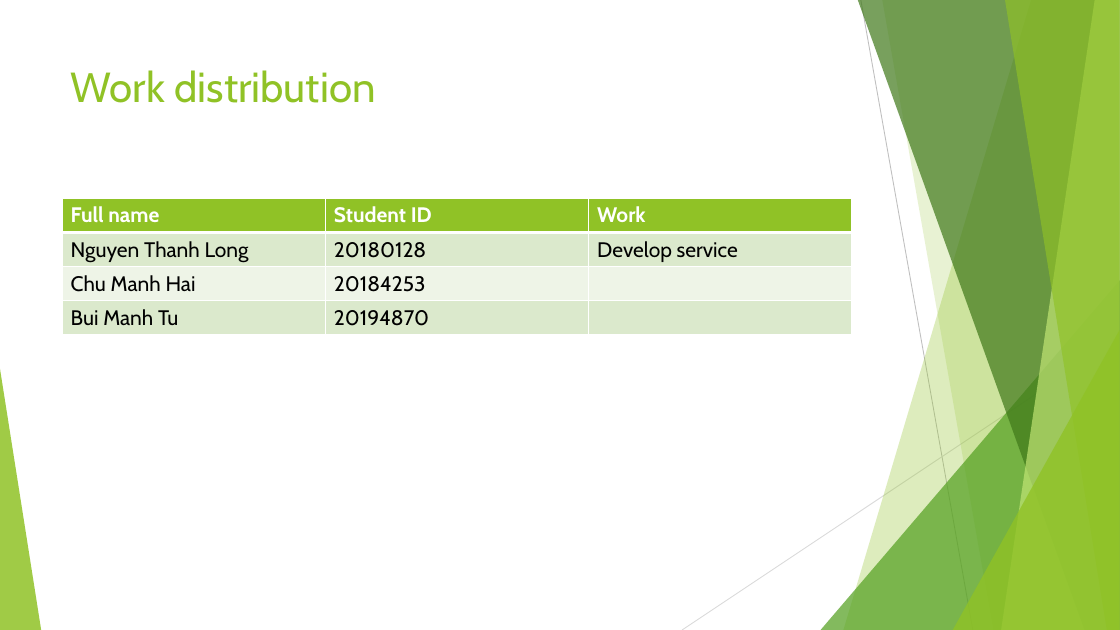
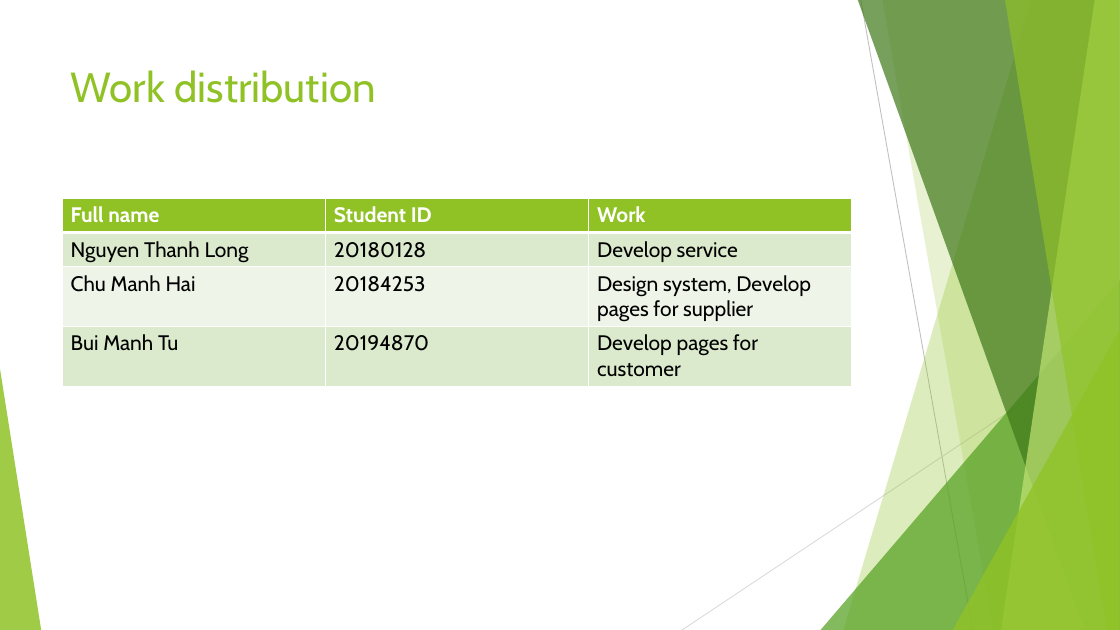
Before and after one commit to chumanhhai/web_programming_20212_group3_project, a slide deck: slide 4 of presentation.pptx. Drawn at 1120x630 pixels with LibreOffice and Linux fonts; fonts in the diff are those of the drawing. Boxes give left, top, right and bottom in pixels: in the first picture for what was removed or moved away, otherwise in the second. Text is boxed around its words. In the diff, an @@ line names an element or a change of style, - is before the commit and + after.

Commit message:
update slide

```diff
--- a/presentation.pptx
+++ b/presentation.pptx
@@ table at bbox=[62, 198, 851, 384] @@
-row 3, column 3: 
+row 3, column 3: Design system, Develop pages for supplier
-row 4, column 3: 
+row 4, column 3: Develop pages for customer
```
